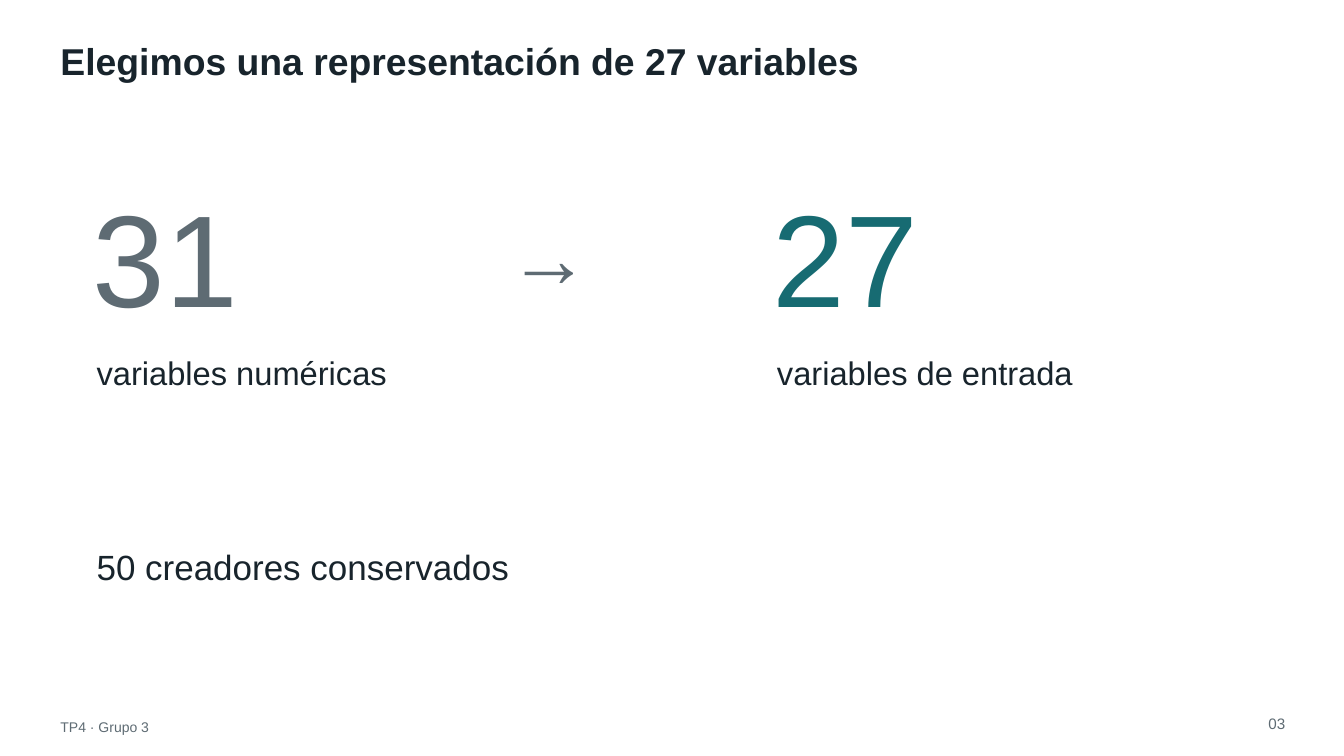
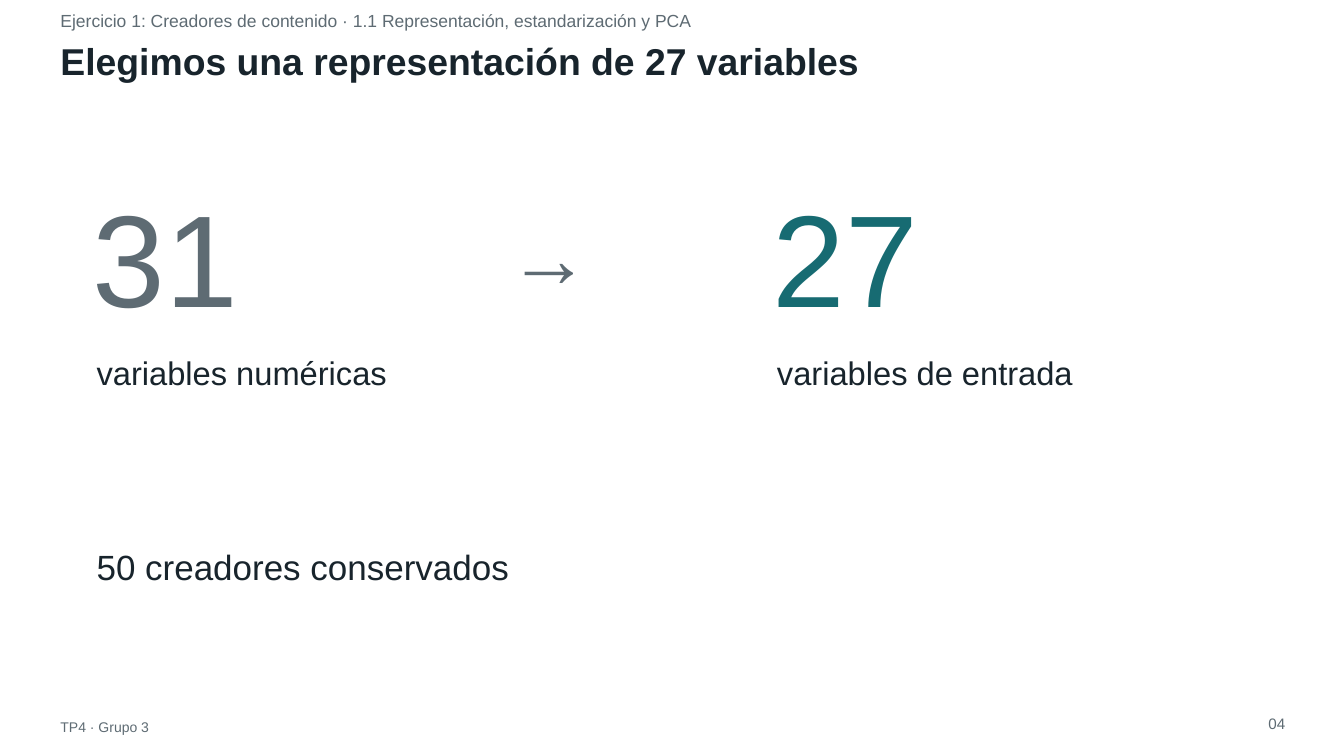
Before and after one commit to ldicandia/SIA-G3, a slide deck: slide 4 of TP4/docs/presentacion/TP4-presentacion.pptx (slide 3 before the commit). Drawn at 1344x756 pixels with LibreOffice and Linux fonts; fonts in the diff are those of the drawing. Boxes give left, top, right and bottom in pixels: in the first picture for what was removed or moved away, otherwise in the second. Text is boxed around its words. In the diff, an @@ line names an element or a change of style, - is before the commit and + after.

Commit message:
titulo de cada ejercicio en la presentacion

```diff
--- a/TP4/docs/presentacion/TP4-presentacion.pptx
+++ b/TP4/docs/presentacion/TP4-presentacion.pptx
@@ text added at [60,14,691,31], 15 pt, text #5E6B73 @@
+Ejercicio 1: Creadores de contenido · 1.1 Representación, estandarización y PCA
@@ text at [1268,718,1285,729]: text changed @@
-03
+04
```
Also in this commit, not shown: 26 other slides changed, 1 slide added, 1 other file.
